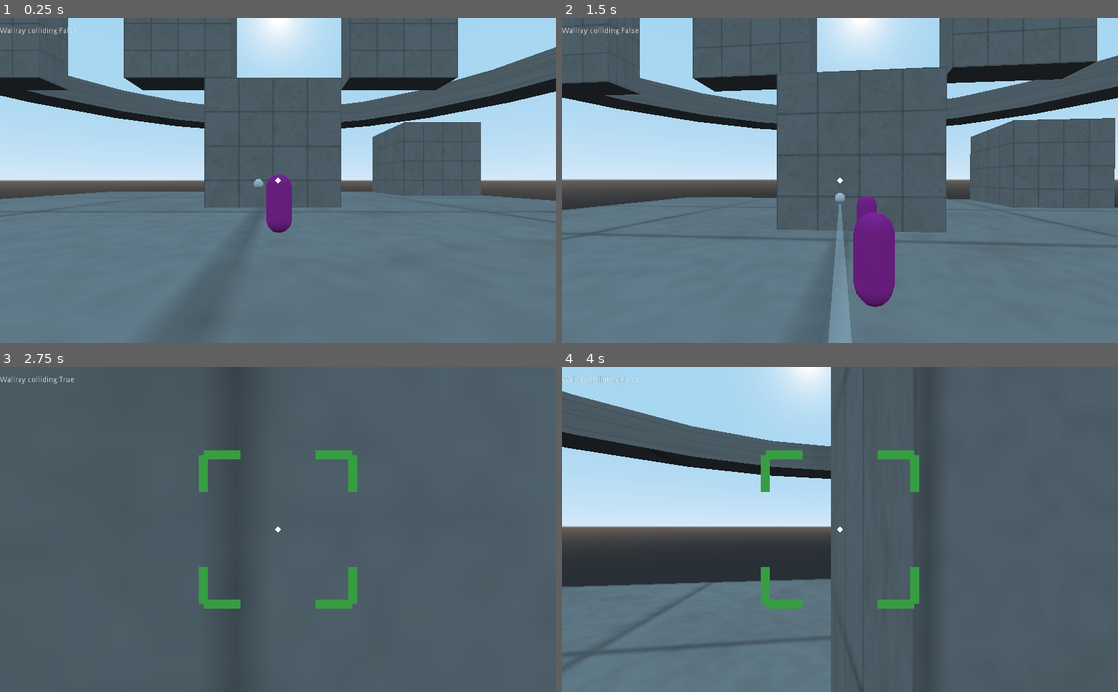
Above: before the commit, frames 1-4 (two rows, left to right).
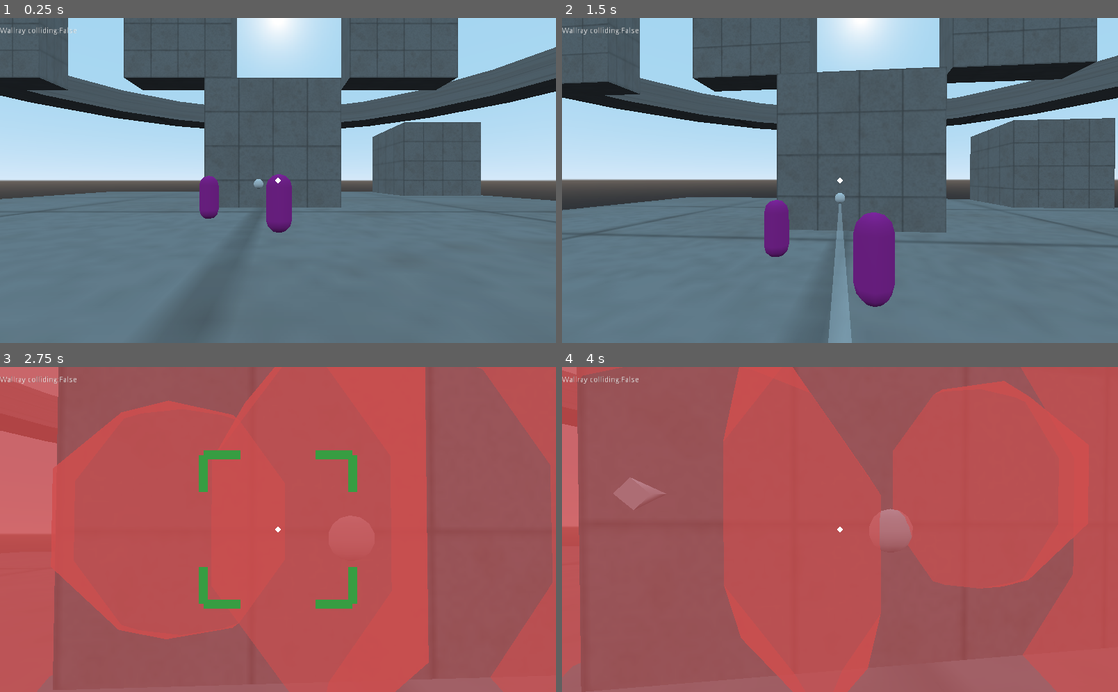
Above: after the commit, the same moments.

Repository: Game-Developers-Kerala/clichemovementshooter
Game: Godot game, scene res://levels/TestArena.tscn
Same seed, same stepped clock (60 frames per second), same inputs: the game is played once before the commit and once after it. The engine's default icon, where the game draws it, is replaced by a stand-in: a white triangle on a blue panel in a dark square.
Inputs (mouse positions are in pixels of both pictures, inside the frame that each line leads up to):
- Up to frame 1 (0.25 s): no input
- Up to frame 2 (1.5 s): tap Enter at 0.5 s; move the mouse to (867, 180) at 0.52 s; hold Space (jump) 0.53-1.28 s; hold W (forward) from 0.53 s (still down); move the mouse to (812, 180) at 1.27 s; right-click (812, 180) at 1.35 s
- Up to frame 3 (2.75 s): keep holding W (forward); tap Space (jump) at 1.52, 1.55, 1.82, 2.3 s; move the mouse to (289, 523) at 2.02 s; hold Q (homingmissile) from 2.03 s (still down)
- Up to frame 4 (4 s): keep holding W (forward); move the mouse to (834, 536) at 2.77 s; release Q (homingmissile) at 2.78 s; click (834, 536) at 2.85 s; tap Space (jump) at 3.02, 3.05, 3.32, 3.77, 3.8 s; move the mouse to (878, 532) at 3.52 s; hold Shift (slide) from 3.53 s (still down)

The runs differ from the first frame. In frame 1, 0.4% of the frame differs, in the area x 35-40%, y 48-62%; in frame 2, 0.9%; in frame 3, 99%; in frame 4, 100%, in the area x 0-100%, y 0-100%.

Commit message:
commit of nov 14 afternoon

Diff:
--- a/levels/TestArena.tscn
+++ b/levels/TestArena.tscn
@@ -103,7 +103,7 @@
 transform = Transform( 1, 0, 0, 0, 1, 0, 0, 0, 1, 1.03062, 0, 4.88668 )
 
 [node name="DummyEnemy2" parent="." instance=ExtResource( 3 )]
-transform = Transform( 1, 0, 0, 0, 1, 0, 0, 0, 1, 1.00887, 0, 0.19302 )
+transform = Transform( 1, 0, 0, 0, 1, 0, 0, 0, 1, -1.86981, 0, 2.34485 )
 
 [node name="DummyEnemy3" parent="." instance=ExtResource( 3 )]
 transform = Transform( 1, 0, 0, 0, 1, 0, 0, 0, 1, 1.00887, 0, -6.2842 )
--- /dev/null
+++ b/scenes/homing_projectile.tscn
@@ -0,0 +1,34 @@
+[gd_scene load_steps=4 format=2]
+
+[ext_resource path="res://scripts/homing_projectile.gd" type="Script" id=1]
+
+[sub_resource type="SphereShape" id=1]
+radius = 0.25
+
+[sub_resource type="CylinderMesh" id=2]
+top_radius = 0.0
+bottom_radius = 0.1
+height = 0.4
+radial_segments = 4
+rings = 0
+
+[node name="homing_projectile" type="Area"]
+collision_layer = 0
+collision_mask = 0
+monitorable = false
+script = ExtResource( 1 )
+
+[node name="Timer" type="Timer" parent="."]
+
+[node name="CollisionShape" type="CollisionShape" parent="."]
+shape = SubResource( 1 )
+
+[node name="MeshInstance" type="MeshInstance" parent="."]
+transform = Transform( 1, 0, 0, 0, -4.37114e-08, 1, 0, -1, -4.37114e-08, 0, 0, 0 )
+mesh = SubResource( 2 )
+
+[node name="JustLaunched" type="Timer" parent="."]
+
+[connection signal="body_entered" from="." to="." method="_on_homing_projectile_body_entered"]
+[connection signal="timeout" from="Timer" to="." method="_on_Timer_timeout"]
+[connection signal="timeout" from="JustLaunched" to="." method="_on_JustLaunched_timeout"]
--- a/scenes/player.tscn
+++ b/scenes/player.tscn
@@ -116,6 +116,10 @@
 margin_right = 40.0
 margin_bottom = 14.0
 
+[node name="JumpCoolDown" type="Timer" parent="."]
+wait_time = 0.5
+one_shot = true
+
 [connection signal="body_entered" from="WallArea" to="." method="_on_WallArea_body_entered"]
 [connection signal="body_exited" from="WallArea" to="." method="_on_WallArea_body_exited"]
 [connection signal="body_entered" from="wallsidecheckarea" to="." method="_on_wallsidecheckarea_body_entered"]
--- /dev/null
+++ b/scenes/player_homing_missile.tscn
@@ -0,0 +1,14 @@
+[gd_scene load_steps=4 format=2]
+
+[ext_resource path="res://scenes/homing_projectile.tscn" type="PackedScene" id=1]
+[ext_resource path="res://scenes/explosion.tscn" type="PackedScene" id=2]
+[ext_resource path="res://scenes/vfx_explosion.tscn" type="PackedScene" id=3]
+
+[node name="homing_projectile" instance=ExtResource( 1 )]
+explosion = NodePath("Explosion")
+
+[node name="Explosion" parent="." index="0" instance=ExtResource( 2 )]
+explosion_vfx = NodePath("Vfx_Explosion")
+
+[node name="Vfx_Explosion" parent="Explosion" index="2" instance=ExtResource( 3 )]
+skeleton = NodePath("../..")
--- a/scripts/explosion.gd
+++ b/scripts/explosion.gd
@@ -11,11 +11,16 @@
 onready var dmg_diff = max_damage - min_damage
 export(float) var push_force = 30.0
 export(float) var blast_duration = 0.2
-
+export(bool) var explode_on_ready = false # if on, will go off immediately on spawn.
+export(NodePath) var explosion_vfx
 
 var receivers := []
 
 func _ready():
+	if explode_on_ready:
+		explode()
+
+func explode():
 	if hurt_npc or push_npc:
 		set_collision_mask_bit(cmn.colliders.enemy_hurtbox,true)
 	if hurt_player or push_player:
@@ -25,8 +30,13 @@
 	scale = Vector3.ONE*blast_radius
 	$Timer.start(blast_duration)
 
-
 func _on_Timer_timeout():
+	if explosion_vfx:
+		var xpl_vfx = get_node(explosion_vfx)
+		remove_child(xpl_vfx)
+		get_tree().current_scene.add_child(xpl_vfx)
+		xpl_vfx.global_translation = global_translation
+		xpl_vfx.explode()
 	queue_free()
 
 
--- /dev/null
+++ b/scripts/homing_projectile.gd
@@ -0,0 +1,57 @@
+extends Area
+
+export(float) var speed = 25
+export(float) var lifespan = 10
+export(float) var steering = 0.4
+export(float) var launch_time = 0.1
+export(bool) var detect_npc = true
+export(bool) var detect_wall = true
+export(bool) var detect_player = false
+export(NodePath) var explosion
+
+var target:Spatial
+onready var target_pos :Vector3 = -global_transform.basis.z
+var look_dir :Vector3
+
+var launched = false
+
+func _ready():
+	look_at(global_translation+look_dir,Vector3.UP)
+	$JustLaunched.start(launch_time)
+	if detect_wall:
+		set_collision_mask_bit(cmn.colliders.level,true)
+	if detect_npc:
+		set_collision_mask_bit(cmn.colliders.enemy,true)
+	if detect_player:
+		set_collision_mask_bit(cmn.colliders.player,true)
+	$Timer.start(lifespan)
+
+func _process(delta):
+	if launched and is_instance_valid(target):
+		var looking_at = global_translation - global_transform.basis.z
+		target_pos = target.global_translation+Vector3.UP
+		look_dir = lerp(looking_at,target_pos,delta*steering)
+		look_at(target_pos,Vector3.UP)
+	translate_object_local(Vector3.FORWARD*speed*delta)
+
+func _on_Timer_timeout():
+	terminate()
+
+
+func _on_homing_projectile_body_entered(body):
+	terminate()
+
+func terminate():
+	if explosion:
+		explode()
+	queue_free()
+
+func explode():
+	var explosion_node = get_node(explosion)
+	remove_child(explosion_node)
+	get_tree().current_scene.add_child(explosion_node)
+	explosion_node.global_translation = global_translation
+	explosion_node.explode()
+
+func _on_JustLaunched_timeout():
+	launched = true
--- a/scripts/player.gd
+++ b/scripts/player.gd
@@ -128,7 +128,8 @@
 				snap = -floornorm
 			else:
 				snap = Vector3.ZERO
-	if Input.is_action_pressed("jump") and !jumping and on_wall:
+	if Input.is_action_pressed("jump") and $JumpCoolDown.is_stopped() and on_wall:
+		$JumpCoolDown.start()
 		walljump()
 
 	velocity = move_and_slide_with_snap(velocity,snap,Vector3.UP,true)
@@ -222,12 +223,17 @@
 func walljump():
 	jumping = true
 	snap = Vector3.ZERO
-	var perp_vec = -$wallsidecheckarea.global_transform.basis.z*Vector3(1,0,1)
+	var perp_vec :Vector3 = -$wallsidecheckarea.global_transform.basis.z*Vector3(1,0,1)
 	if wallsidecheck:
 		perp_vec = $wallsidecheckarea.global_transform.basis.z*Vector3(1,0,1)
-	print("perpvec:",perp_vec)
-	velocity.y = 0.0
-	velocity += Vector3.UP*6+perp_vec*10
+	if movestate == movestates.wall:
+		print("perpvec:",perp_vec)
+		velocity.y = 0.0
+		velocity += Vector3.UP*6+perp_vec*10
+	else:
+#		perp_vec = perp_vec.rotated(Vector3.UP,PI*(2-1*int(!wallsidecheck)))
+		print("perpvec:",perp_vec)
+		velocity += Vector3.UP*6+perp_vec*2
 	change_movestate(movestates.air,{auto_dir=true})
 
 func grapple():
--- a/scripts/player_lockon_missile_pack.gd
+++ b/scripts/player_lockon_missile_pack.gd
@@ -1,8 +1,9 @@
 extends Area
 
-const FIRE_INTERVAL = 0.15
+const FIRE_INTERVAL = 0.1
 const MISSILE_COUNT = 12
 var missiles_fired = 0
+const RANDOM_LOOK = 0.2
 
 var detect_queue = []
 var locked_enemies = []
@@ -10,11 +11,14 @@
 var odd := true
 var checking_queue = false
 
+
 const LOCK_INDICATOR = preload("res://scenes/vfx_lockon_indicator.tscn")
+const MISSILE = preload("res://scenes/player_homing_missile.tscn")
 
-var geh :Node
+var randgen  = RandomNumberGenerator.new()
 
 func _ready():
+	randgen.randomize()
 	print("missile pack activated =========")
 	translate(Vector3.ZERO)
 	force_update_transform()
@@ -31,27 +35,28 @@
 		if enemy[0]==popped:
 			already_locked = true
 	if already_locked:
-		print("already locked:",popped.name)
+#		print("already locked:",popped.name)
 		return
-	print("raychecking:",popped.name)
+#	print("raychecking:",popped.name)
 	$RayCast.look_at(popped.global_translation+Vector3.UP,Vector3.UP)
 	$RayCast.force_raycast_update()
 	if $RayCast.is_colliding():
 		if $RayCast.get_collider() == popped:
-			print("ray colliding:",popped.name)
+#			print("ray colliding:",popped.name)
 			# adding the enemy to locked enemies and the number of times fired at as an array
 			var indic = LOCK_INDICATOR.instance()
 			popped.add_child(indic)
 			indic.translation = Vector3.UP
 			locked_enemies.push_back([popped,0,indic])
-			print("locked enemy:",popped.name)
+#			print("locked enemy:",popped.name)
 
 func _on_player_lockon_missile_pack_body_entered(body):
 	detect_queue.push_back(body)
-	print("detected:",body.name)
+#	print("detected:",body.name)
 
 func _on_Timer_timeout():
 	var minfiredat = 12
+	var targ :Node = null
 	for enemy in locked_enemies:
 		if is_instance_valid(enemy[0]):
 			minfiredat = min(minfiredat,enemy[1])
@@ -59,11 +64,20 @@
 		if is_instance_valid(enemy[0]):
 			if enemy[1] == minfiredat:
 				enemy[1]+=1
-				print("fired at:",enemy[0].name," ",enemy[1]," times.")
+				targ = enemy[0]
+#				print("fired at:",enemy[0].name," ",enemy[1]," times.")
 				break
+	var missile = MISSILE.instance()
+	missile.target = targ
+	var org_local = global_transform.basis.x*(1-2*(missiles_fired%2))
+	var randlook = -global_transform.basis.z + org_local*randgen.randf_range(0.0,RANDOM_LOOK)
+	randlook += Vector3.UP*randgen.randf_range(-RANDOM_LOOK*0.5,RANDOM_LOOK)
+	missile.look_dir = randlook
+	get_tree().current_scene.add_child(missile)
+	missile.global_translation = org_local +global_translation
 	missiles_fired += 1
 	if missiles_fired == MISSILE_COUNT:
-		print("all missiles fired")
+#		print("all missiles fired")
 		for enemy in locked_enemies:
 			if enemy[0]:
 				enemy[2].queue_free()
--- a/scripts/player_rocket.gd
+++ b/scripts/player_rocket.gd
@@ -25,9 +25,11 @@
 	var explosion = EXPLOSION.instance()
 	get_tree().current_scene.add_child(explosion)
 	explosion.global_translation = global_translation
+	explosion.explode()
 	var vfx_explosion = VFX_EXPLOSION.instance()
 	get_tree().current_scene.add_child(vfx_explosion)
 	vfx_explosion.global_translation = global_translation
+	vfx_explosion.explode()
 	queue_free()
 
 func _on_Timer_timeout():
--- a/scripts/vfx_explosion.gd
+++ b/scripts/vfx_explosion.gd
@@ -3,17 +3,24 @@
 onready var mat = get_active_material(0)
 
 var exp_fac = 0.0
-export(float) var SIZE_START = 0.5
-export(float) var SIZE_DIFF = 2.0
-export(float) var EXPLOSION_SPEED = 10
+export(float) var size_start = 0.5
+export(float) var size_diff = 2.0
+export(float) var explosion_speed = 10
+export(bool) var explode_on_ready = false # if on, will go off immediately on spawn.
 
 func _ready():
-	pass
+	if !explode_on_ready:
+		hide()
+		set_process(false)
 
 func _process(delta):
-	exp_fac = lerp(exp_fac,1,delta*EXPLOSION_SPEED)
+	exp_fac = lerp(exp_fac,1,delta*explosion_speed)
 	mat.set_shader_param("opacity",1-exp_fac)
-	var exp_size = SIZE_START+exp_fac*SIZE_DIFF
+	var exp_size = size_start+exp_fac*size_diff
 	scale = Vector3.ONE*exp_size
 	if exp_fac > 0.98:
 		queue_free()
+
+func explode():
+	show()
+	set_process(true)
--- a/test/test_arraypopping.tscn
+++ b/test/test_arraypopping.tscn
@@ -7,9 +7,8 @@
 
 func _ready():
 	for i in arr:
-		if i%2:
+		if !i%3:
 			arr.erase(i)
-		print(i)
 	print(arr)
 "
 
